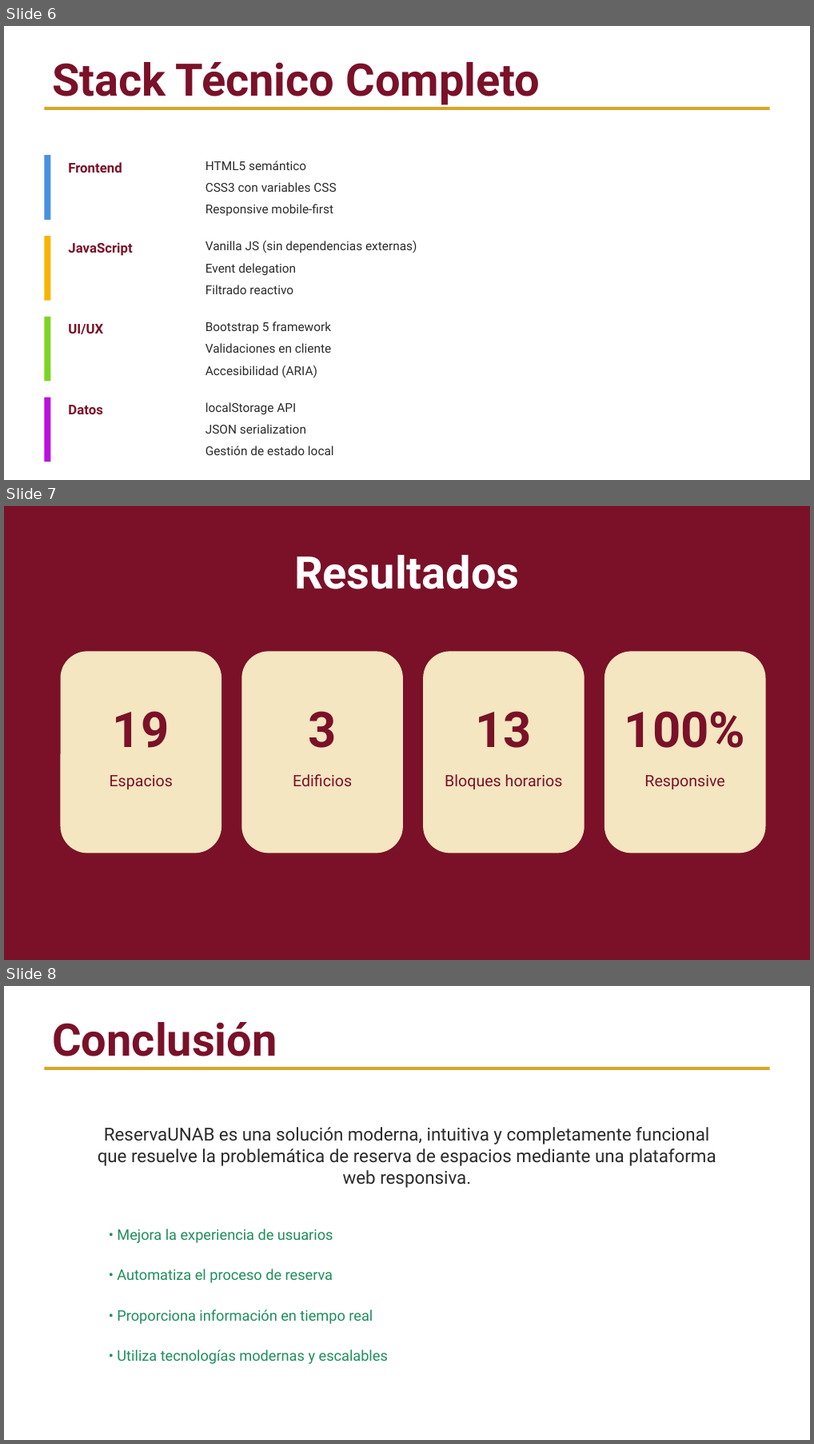
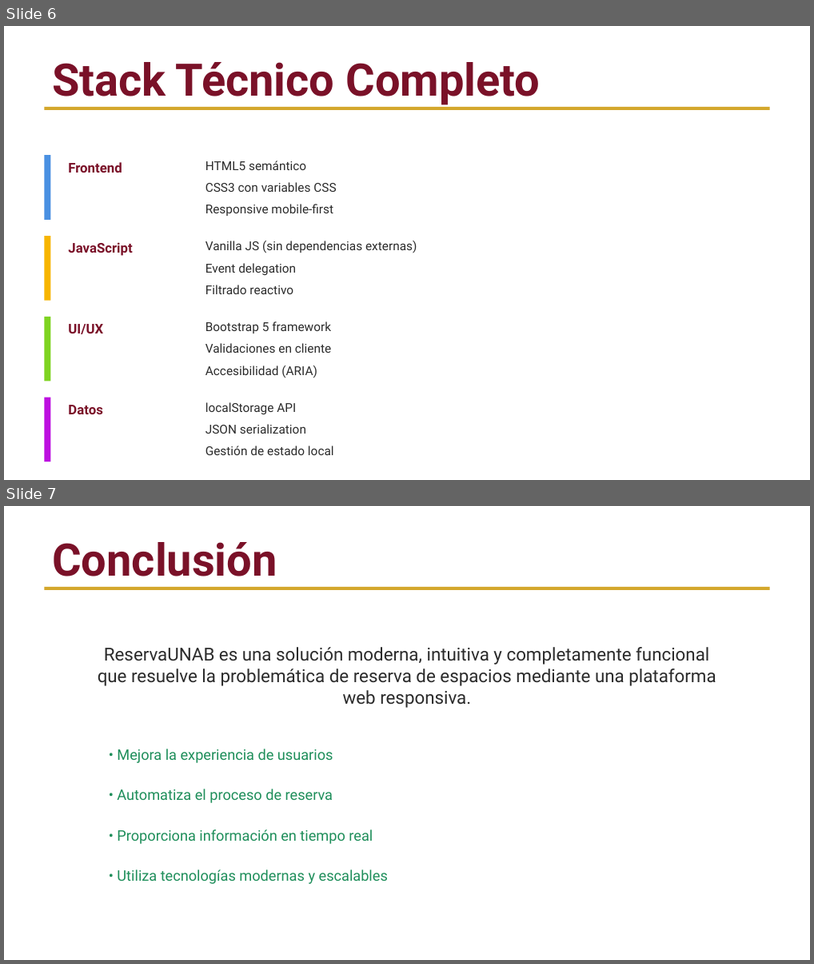
Before and after one commit to Camilo-Quintana/sistema-agenda-salas-universitario, a slide deck: ReservaUNAB_Presentacion.pptx. Shown one above the other, each under a label of ours: slides 6, 7 and 8 before the commit, slides 6 and 7 after it. The pictures are 814x1444 and 814x964 pixels, drawn with LibreOffice and Linux fonts; fonts in the diff are those of the drawing. Boxes give left, top, right and bottom in pixels: in the first picture for what was removed or moved away, otherwise in the second. Text is boxed around its words. In the diff, an @@ line names an element or a change of style, - is before the commit and + after.

```diff
--- a/ReservaUNAB_Presentacion.pptx
+++ b/ReservaUNAB_Presentacion.pptx
@@ slide 7 removed at bbox=[4, 506, 810, 960], background #7A1128 @@
@@ text removed at bbox=[294, 555, 520, 589] @@
-Resultados
@@ rounded rectangle removed at bbox=[61, 651, 222, 852] @@
@@ rounded rectangle removed at bbox=[242, 651, 403, 852] @@
@@ rounded rectangle removed at bbox=[423, 651, 585, 852] @@
@@ rounded rectangle removed at bbox=[605, 651, 766, 852] @@
@@ text removed at bbox=[113, 711, 170, 748] @@
-19
@@ text removed at bbox=[308, 711, 336, 748] @@
-3
@@ text removed at bbox=[476, 711, 533, 748] @@
-13
@@ text removed at bbox=[625, 711, 746, 748] @@
-100%
@@ text removed at bbox=[110, 775, 173, 789] @@
-Espacios
@@ text removed at bbox=[293, 774, 352, 786] @@
-Edificios
@@ text removed at bbox=[445, 774, 563, 789] @@
-Bloques horarios
@@ text removed at bbox=[645, 775, 725, 789] @@
-Responsive
@@ what was slide 8 is now slide 7 @@
```
Also in this commit, not shown: 2 slides changed, 1 other slide removed.
